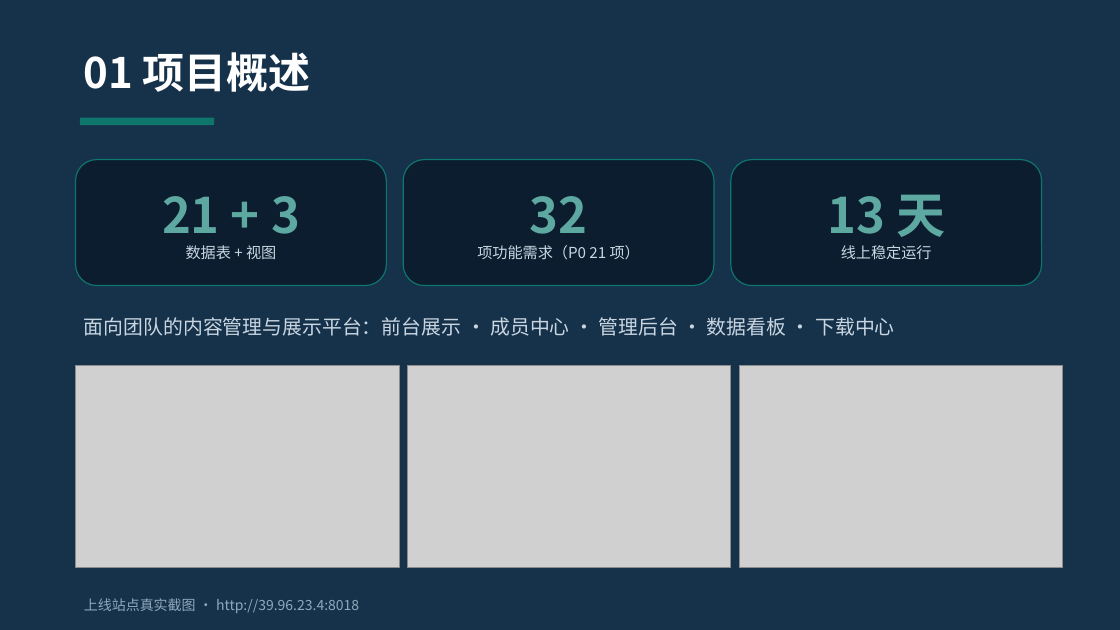
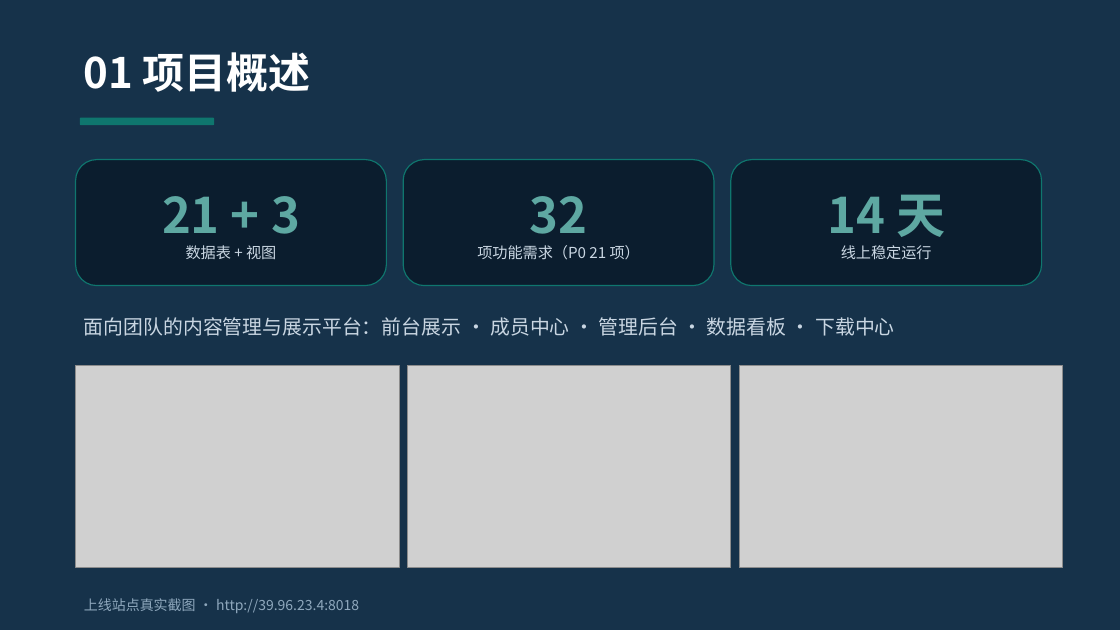
Before and after one commit to mon3trteam/nku2026DBdev, a slide deck: slide 3 of code/data/team/06-项目展示PPT/M立方队_项目展示PPT(2413421_2411672_2412796_2411282).pptx. Drawn at 1120x630 pixels with LibreOffice and Linux fonts; fonts in the diff are those of the drawing; grey boxes stand for pictures. Boxes give left, top, right and bottom in pixels: in the first picture for what was removed or moved away, otherwise in the second. Text is boxed around its words. In the diff, an @@ line names an element or a change of style, - is before the commit and + after.

```diff
--- a/code/data/team/06-项目展示PPT/M立方队_项目展示PPT(2413421_2411672_2412796_2411282).pptx
+++ b/code/data/team/06-项目展示PPT/M立方队_项目展示PPT(2413421_2411672_2412796_2411282).pptx
@@ text in rounded rectangle at (827, 194, 945, 237): text changed @@
-13 天
+14 天
```
Also in this commit, not shown: 6 other slides changed, 4 other files.
